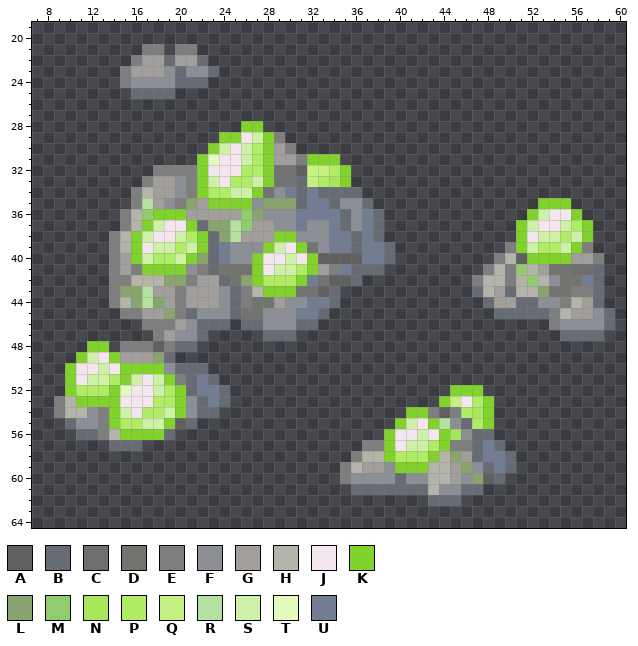
One commit to this sprite sheet: Images/TileSets/Civ6/Tiles/Uranium.png. Above: the version before the commit.
The file is 64x72 pixels. Pixels under 10% opacity are left out. Shown: x 7..60, y 19..64.
Palette (. is transparent): A #606060  B #676b73  C #6e6e6e  D #727470  E #7e7e7e  F #8c8f96  G #a19e9b  H #b4b4aa  J #f4e6ee  K #81d22d  L #89a46e  M #93cc6e  N #a8e65b  P #b0ec65  Q #c4f181  R #b4e19f  S #cff0a7  T #e2fbbc  U #727c93
Pixels before (only the part around the change), first column x 7:
19 ....................
20 ....................
21 ..........EE.EE.....
22 .........EGGBGGB....
23 ........EGGGFBFFB...
24 ........EFFFFBBB....
25 .........BBBB.......
26 ....................
27 ....................
28 ...................K
29 .................KKJ
30 ................KSJS
31 ...............KTJJS
32 ...........EEEEKJJJP
33 ..........EGGFEKSJPP
34 .........EHGGFEKPPSS
35 .........ERGFELGKKKK
36 ........EHMKKKGGGGGM
37 ........EHKSJJKBLLRM
After:
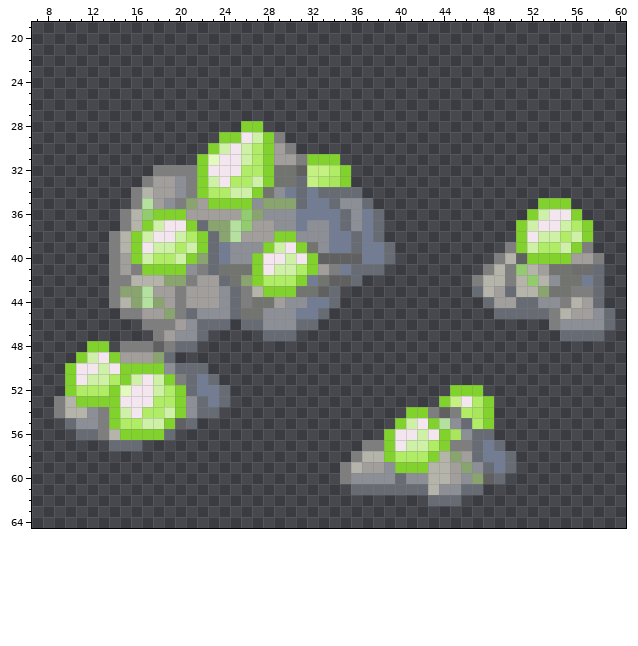
Changes in this commit:
Colour B is gone in row 22 at x 19 and 22; in row 23 at x 20 and 23; in row 24 at x 20 to 22; in row 25 at x 16 to 19.
Colour E is gone in row 21 at x 17 to 18 and 20 to 21; in row 22 at x 16; in rows 23 to 24 at x 15.
Colour F is gone in row 23 at x 19 and 21 to 22; in row 24 at x 16 to 19.
Colour G is gone in row 22 at x 17 to 18 and 20 to 21; in row 23 at x 16 to 18.
Pixel boxes of the changes (left, top, right, bottom) in both pictures:
erased: (120, 44, 219, 99)
